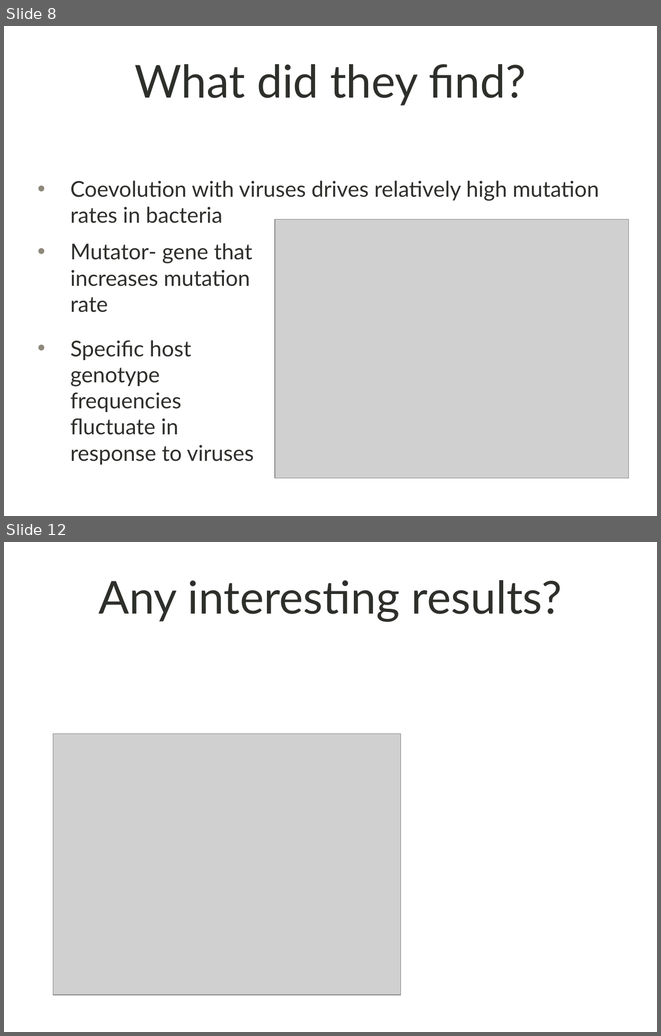
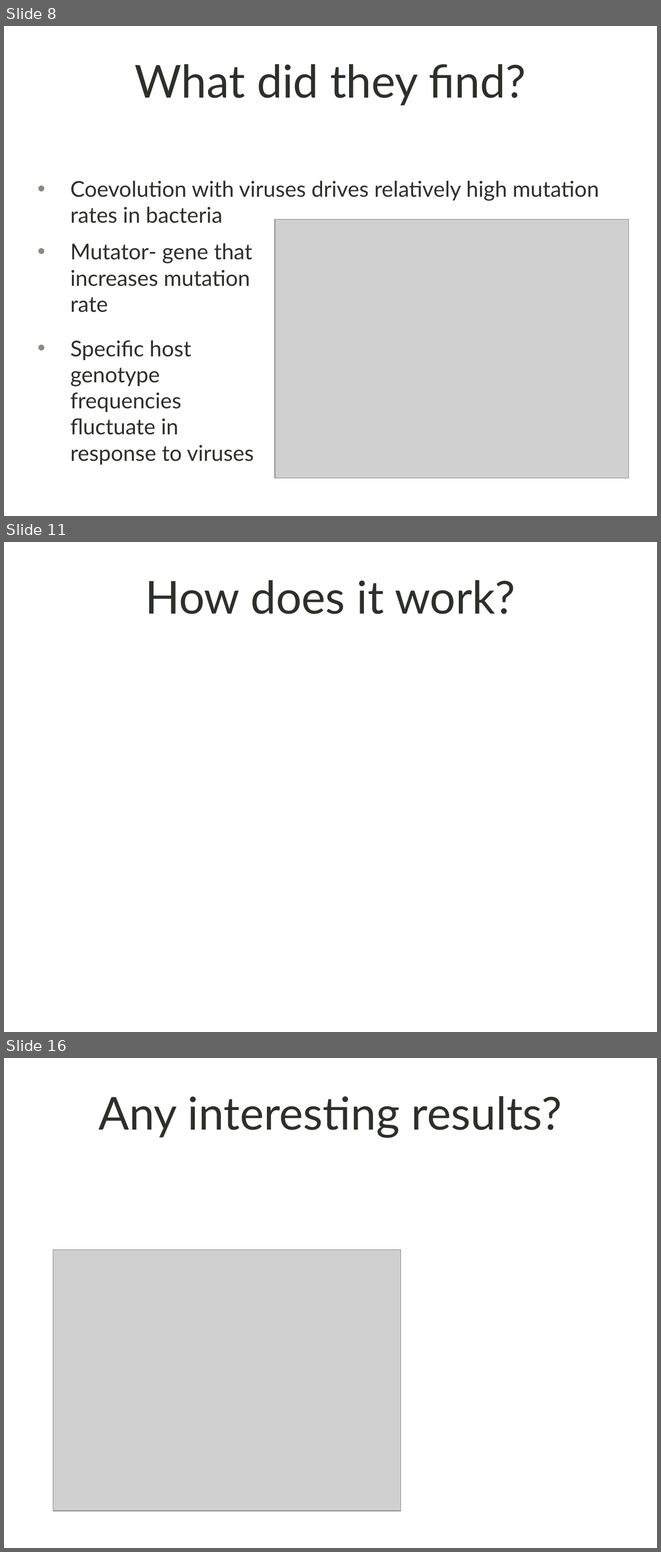
Before and after one commit to shankl/EvoComp_FinalProject, a slide deck: presentation.pptx. Shown one above the other, each under a label of ours: slides 8 and 12 before the commit, slides 8, 11 and 16 after it; the slides between them are not shown. The pictures are 661x1036 and 661x1552 pixels, drawn with LibreOffice and Linux fonts; fonts in the diff are those of the drawing; grey boxes stand for pictures; background and template pictures are left out. Boxes give left, top, right and bottom in pixels: in the first picture for what was removed or moved away, otherwise in the second. Text is boxed around its words. In the diff, an @@ line names an element or a change of style, - is before the commit and + after.

```diff
--- a/presentation.pptx
+++ b/presentation.pptx
@@ slide 11 added at [4,542,657,1032], background picture (left out) @@
@@ title added at [145,580,515,614], 50 pt, text #2D2F2B @@
+How does it work?
@@ what was slide 12 is now slide 16 @@
```
Also in this commit, not shown: 6 slides changed, 3 other slides added, 2 other files.
